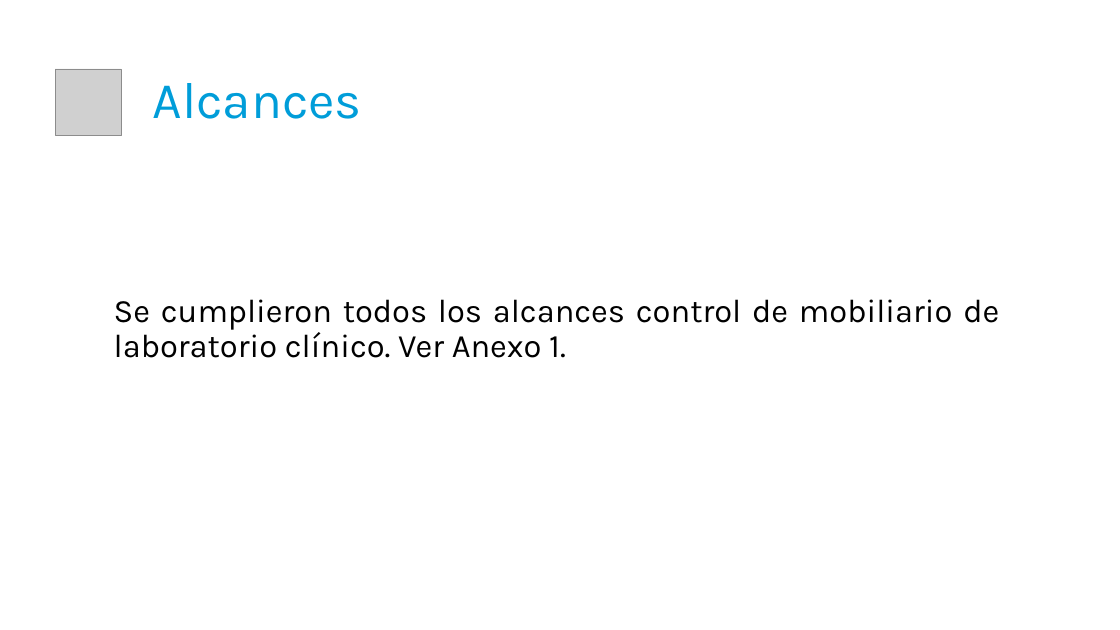
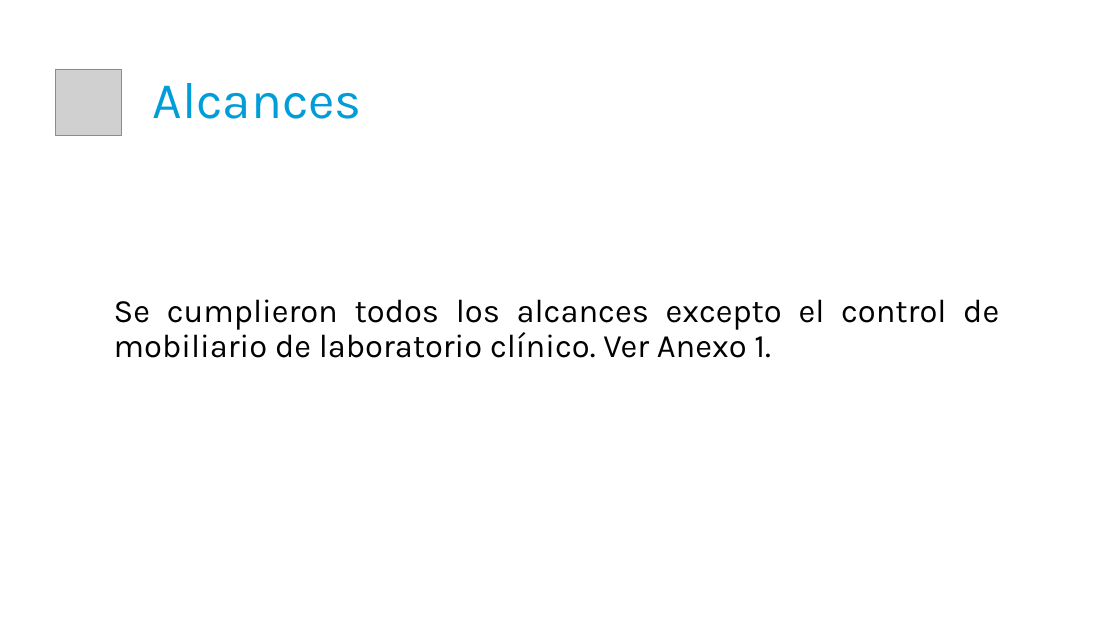
Before and after one commit to aviary-developer/blissey, a slide deck: slide 5 of Documentos/Presentaciones/Anteproyecto 18.pptx. Drawn at 1120x630 pixels with LibreOffice and Linux fonts; fonts in the diff are those of the drawing; grey boxes stand for pictures; background and template pictures are left out. Boxes give left, top, right and bottom in pixels: in the first picture for what was removed or moved away, otherwise in the second. Text is boxed around its words. In the diff, an @@ line names an element or a change of style, - is before the commit and + after.

```diff
--- a/Documentos/Presentaciones/Anteproyecto 18.pptx
+++ b/Documentos/Presentaciones/Anteproyecto 18.pptx
@@ text at bbox=[114, 299, 999, 358]: text changed @@
-Se cumplieron todos los alcances control de mobiliario de laboratorio clínico. Ver Anexo 1.
+Se cumplieron todos los alcances excepto el control de mobiliario de laboratorio clínico. Ver Anexo 1.
```
Also in this commit, not shown: 1 other slide changed.
